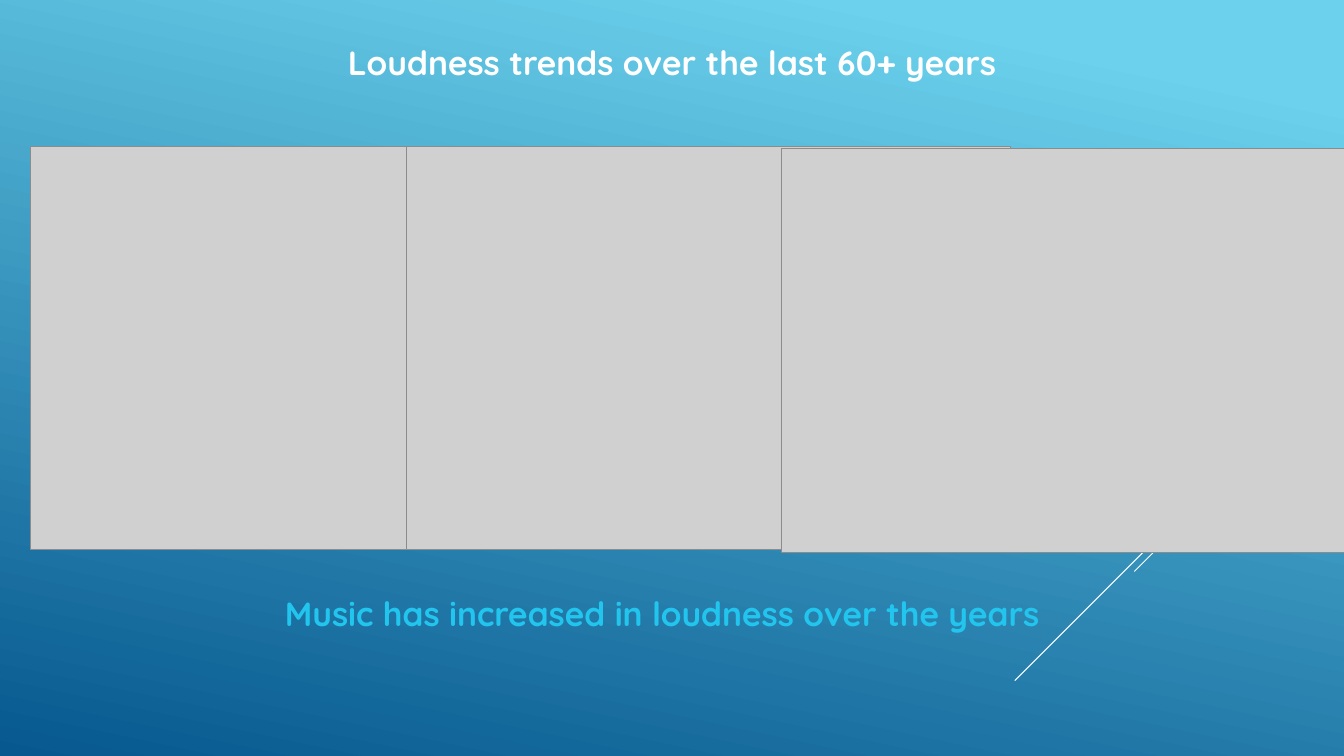
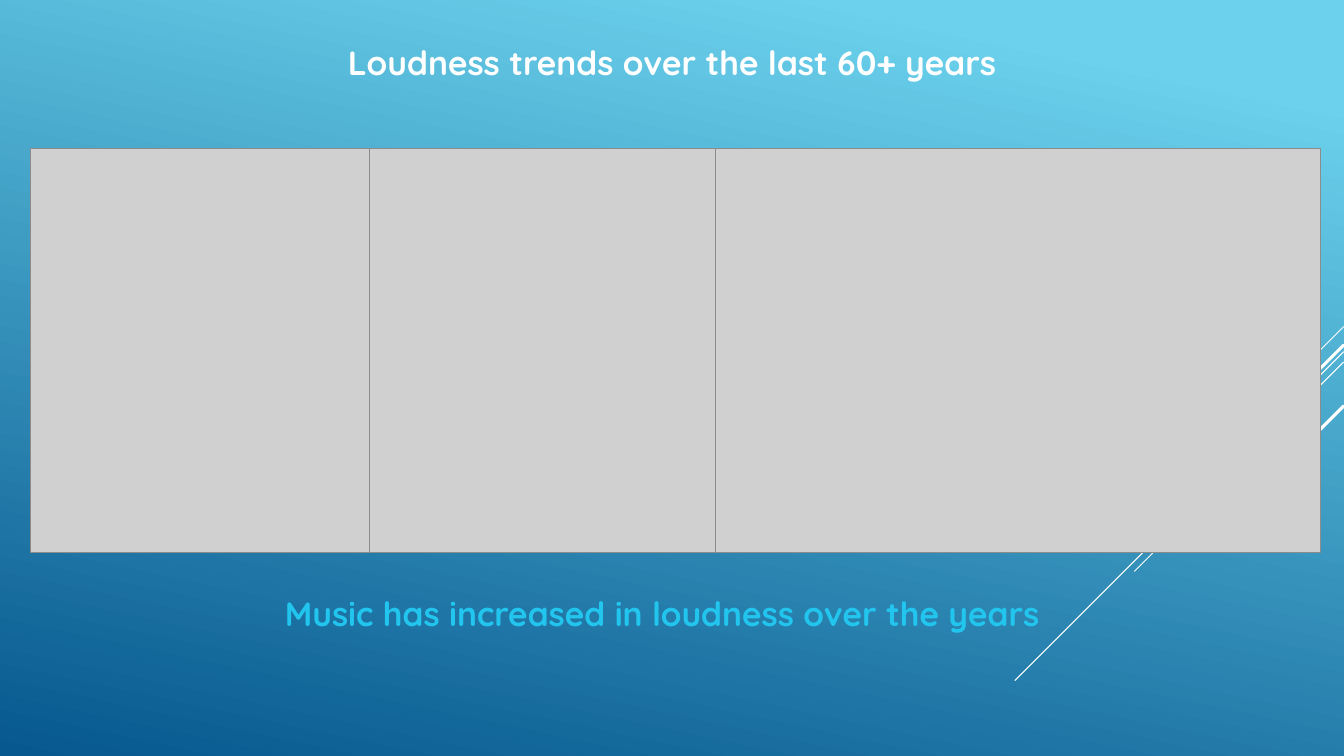
Before and after one commit to rlylecastro/project1, a slide deck: slide 11 of Presentation.pptx. Drawn at 1344x756 pixels with LibreOffice and Linux fonts; fonts in the diff are those of the drawing; grey boxes stand for pictures. Boxes give left, top, right and bottom in pixels: in the first picture for what was removed or moved away, otherwise in the second. Text is boxed around its words. In the diff, an @@ line names an element or a change of style, - is before the commit and + after.

Commit message:
modify presentation

```diff
--- a/Presentation.pptx
+++ b/Presentation.pptx
@@ picture: place and size @@
-picture at <box>30,146,635,549</box>
+picture at <box>30,149,635,553</box>
@@ picture: place and size @@
-picture at <box>406,146,1011,549</box>
+picture at <box>370,149,975,553</box>
@@ picture: place and size @@
-picture at <box>782,149,1344,553</box>
+picture at <box>716,149,1321,553</box>
@@ line added from (1344, 327) to (1243, 427), #FFFFFF 0.75 pt @@
@@ line added from (1344, 345) to (1151, 537), #FFFFFF 2.25 pt @@
@@ line added from (1344, 406) to (1204, 546), #FFFFFF 2.25 pt @@
```
Also in this commit, not shown: 3 other slides changed, 2 slides added, 1 slide removed.
